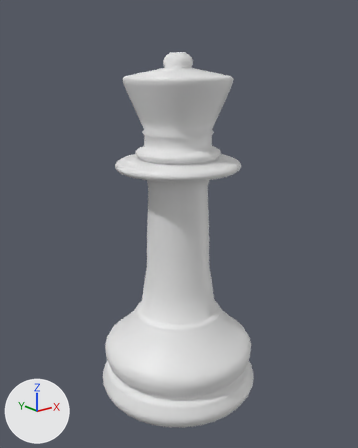
The Blender file tutorial/section6/chessking.blend, before and after one commit.
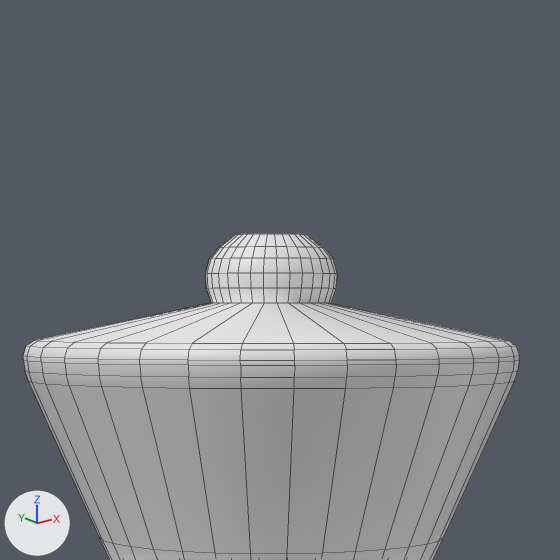
Each version appears first whole from a 50 mm camera at (-7.86, -9.86, 8.72) aimed at (0.0, -0.04, 4.79), and next in a close-up on the part from 33% to 68% of the width and 0% to 28% of the height. Every picture has the same lights, and +X, +Y and +Z are marked at lower left. The close-ups show mesh edges as thin lines.

The first close-up shows 'Queen'.
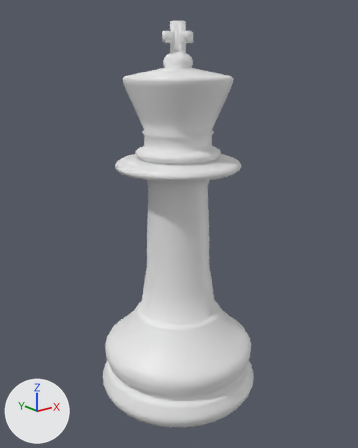
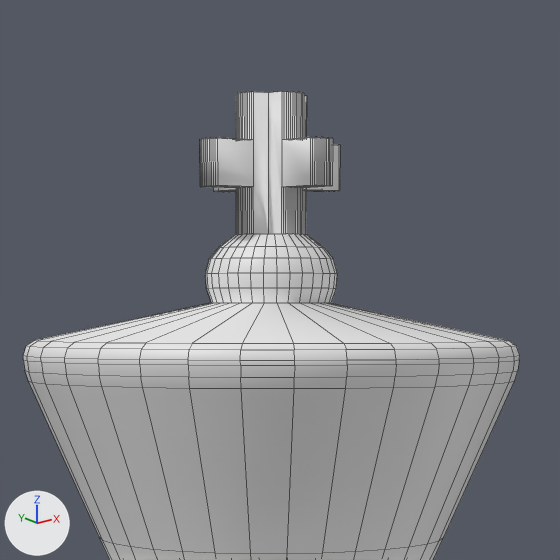
The change in detail:
me_queen is used by ob_queen; location (0.002, 0.0, 2.12); scale (0.396, 0.396, 0.396).
me_queen had 2208 vertices, 2177 faces and spanned x -5.5..5.5, y -5.5..5.5, z -5.4..17.6.
me_queen now has 2508 vertices, 2438 faces and spans x -5.5..5.5, y -5.5..5.5, z -5.4..19.4.
Part 1, on me_queen:
16 faces are deleted.
58 vertices are added at x -0.5..1.1, y -1.0..1.0, z 17.6..19.4.
50 new vertices lie (0.0, 0.0, 0.6) away from vertices in x -0.5..0.5, y -0.5..0.5, z 17.6.
13 new vertices lie (-0.6, 0.0, 0.0) away from vertices in x -0.5, y -0.2..0.2, z 18.2.
21 new vertices lie (0.0, 0.0, 0.6) away from vertices in x -1.1..0.4, y -0.5..0.5, z 18.2.
24 new vertices lie (0.6, 0.0, 0.0) away from vertices in x -1.1..0.5, y -0.2..0.2, z 18.2..18.8.
28 new vertices lie (0.0, 0.0, 0.6) away from vertices in x -0.5..1.1, y -0.5..0.5, z 18.2..18.8.
11 new vertices lie (0.0, -0.6, 0.0) away from vertices in x -0.2..0.2, y -0.5, z 18.2.
11 new vertices lie (0.0, 0.0, 0.6) away from vertices in x -0.2..0.2, y -1.1, z 18.2.
22 new vertices lie (0.0, 0.6, 0.0) away from vertices in x -0.2..0.2, y -1.1..0.5, z 18.2..18.8.
22 new vertices lie (0.0, 0.0, 0.6) away from vertices in x -0.2..0.2, y -0.5..1.1, z 18.2..18.8.
11 new vertices lie (0.0, -0.6, 0.0) away from vertices in x -0.2..0.2, y 1.1, z 18.8.
11 new vertices lie (0.0, 0.0, 0.6) away from vertices in x -0.2..0.2, y 0.5, z 18.8.
9 new vertices lie (-0.6, 0.0, 0.0) away from vertices in x 1.1, y -0.1..0.1, z 18.8.
9 new vertices lie (0.0, 0.0, 0.6) away from vertices in x 0.5, y -0.1..0.1, z 18.8.
277 new faces join them.

Boxes [x1, y1, x2, y2] around the edits, measured in the close-ups (560 x 560 px):
'Queen', reshaped: before [23, 234, 520, 560]; after [23, 91, 520, 560]
part 1 of me_queen, built on: before [221, 234, 318, 247]; after [200, 91, 340, 247]
